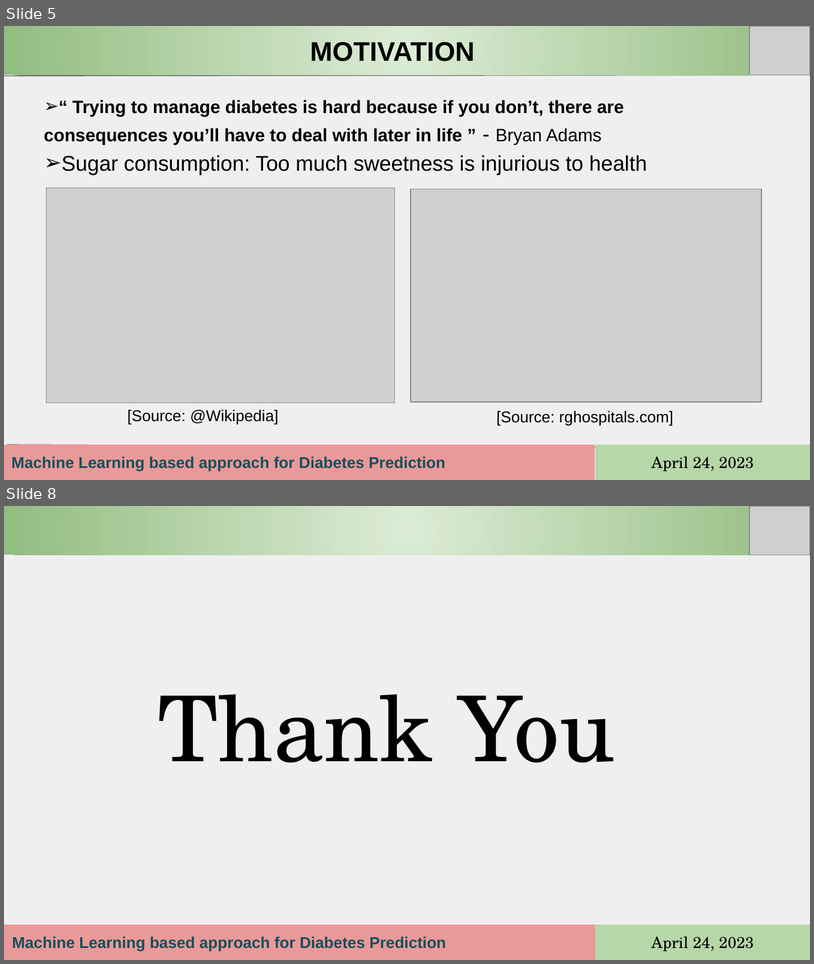
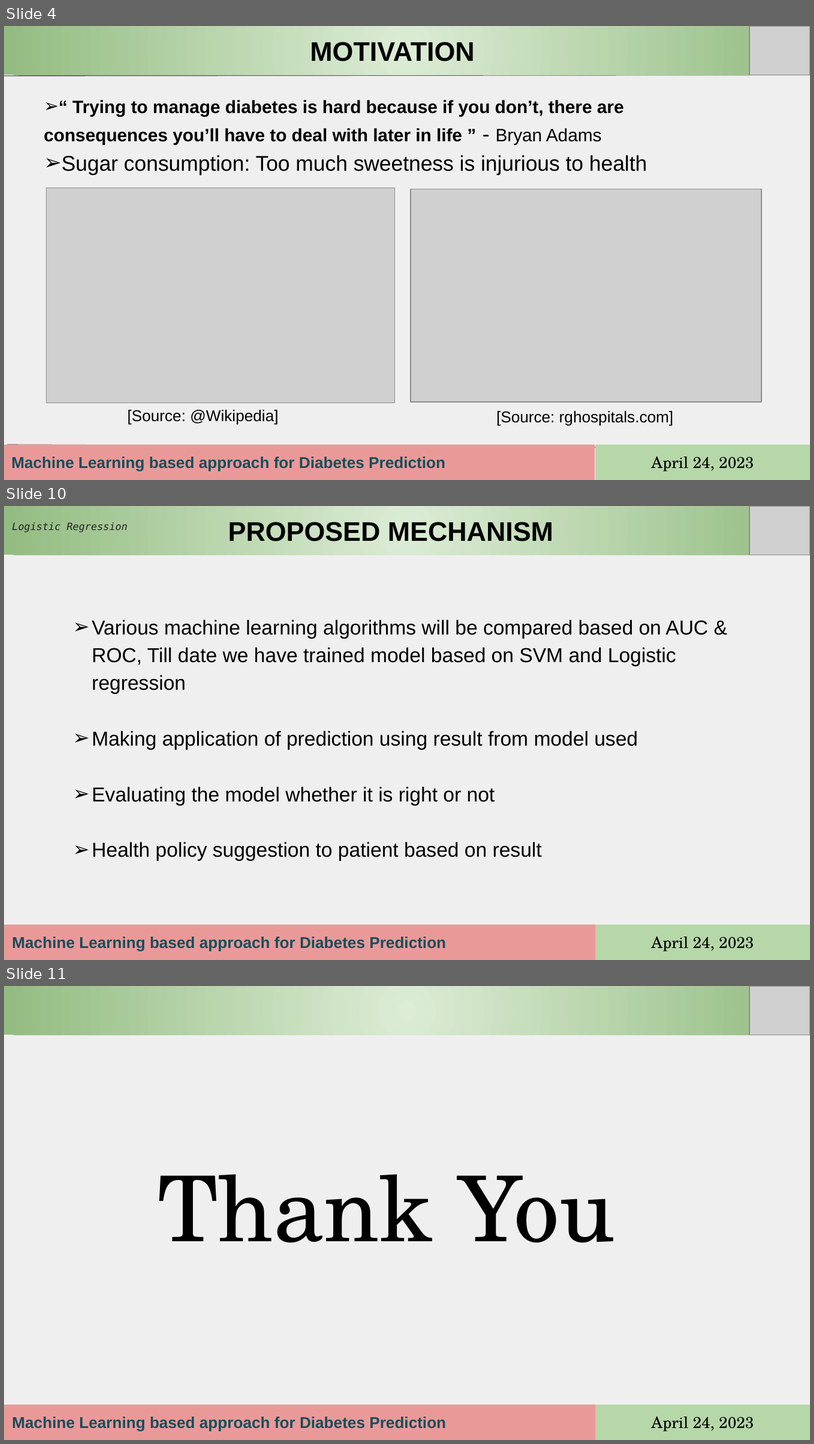
Before and after one commit to Amarjeet2909/Application-of-ML-based-Diabetes-Prediction-model, a slide deck: Progress Presentation_Amarjeet.pptx. Shown one above the other, each under a label of ours: slides 5 and 8 before the commit, slides 4, 10 and 11 after it; the slides between them are not shown. The pictures are 814x964 and 814x1444 pixels, drawn with LibreOffice and Linux fonts; fonts in the diff are those of the drawing; grey boxes stand for pictures. Boxes give left, top, right and bottom in pixels: in the first picture for what was removed or moved away, otherwise in the second. Text is boxed around its words. In the diff, an @@ line names an element or a change of style, - is before the commit and + after.

```diff
--- a/Progress Presentation_Amarjeet.pptx
+++ b/Progress Presentation_Amarjeet.pptx
@@ slide 10 added at [4, 506, 810, 960], background #EFEFEF @@
@@ rectangle added at [4, 506, 810, 555], fill gradient #DCECD5 to #93BC81, 24 pt, text #000000, bold @@
+PROPOSED MECHANISM
@@ text added at [12, 522, 128, 532], 9 pt, text #212121, italic @@
+Logistic Regression
@@ picture added at [750, 506, 810, 555] @@
@@ text added at [92, 619, 708, 861], 18 pt, text #000000 @@
+➢ Various machine learning algorithms will be compared based on AUC & ROC, Till date we have trained model based on SVM and Logistic regression
+➢ Making application of prediction using result from model used
+➢ Evaluating the model whether it is right or not
+➢ Health policy suggestion to patient based on result
@@ rectangle added at [4, 925, 596, 960], fill #EA9999, 14 pt, text #134F5C, bold @@
+Machine Learning based approach for Diabetes Prediction
@@ rectangle added at [596, 925, 810, 960], fill #B6D7A8, 14 pt, text #000000 @@
+April 24, 2023
@@ what was slide 5 is now slide 4 @@
@@ what was slide 8 is now slide 11 @@
```
Also in this commit, not shown: 6 slides changed, 2 other slides added, 1 other file.
